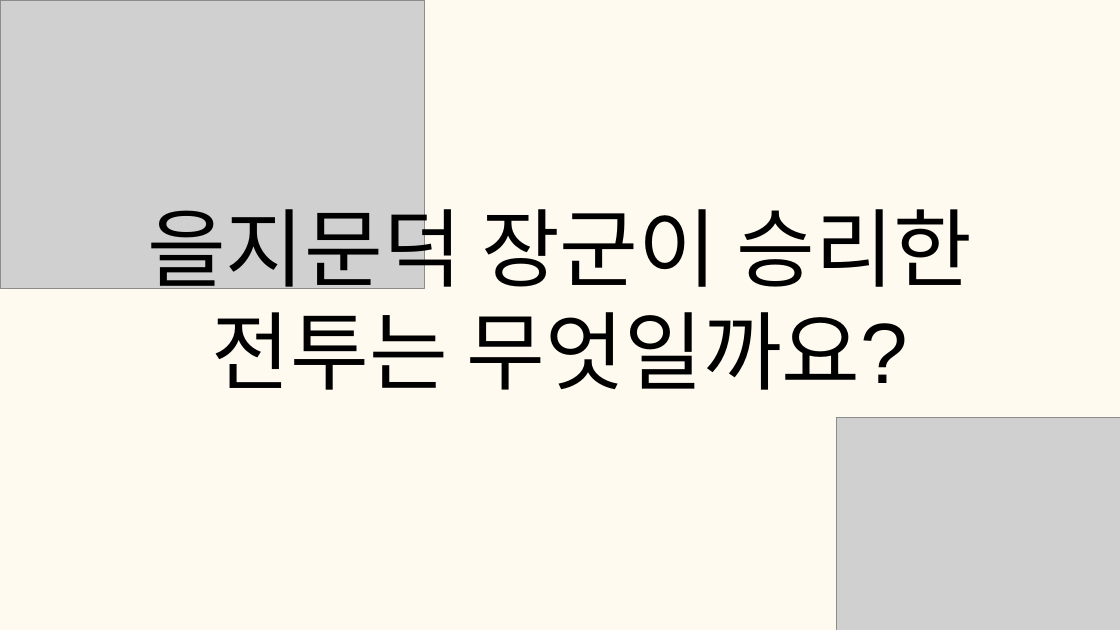
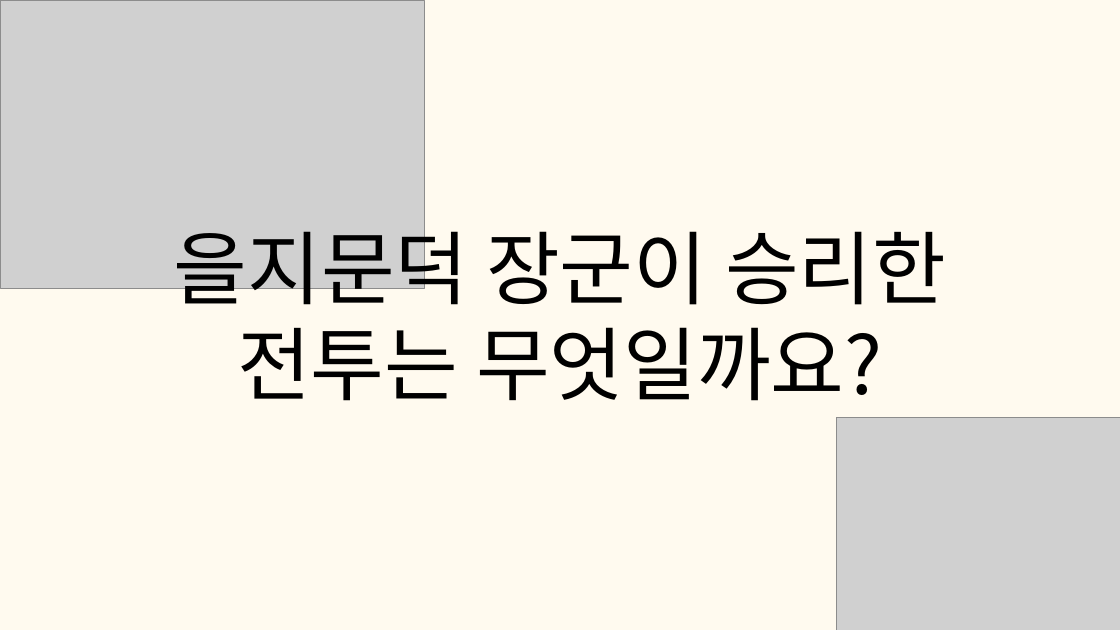
Before and after one commit to tkdgns25300/sunday_play, a slide deck: slide 17 of public/downloads/games/history-quiz/rules.pptx. Drawn at 1120x630 pixels with LibreOffice and Linux fonts; fonts in the diff are those of the drawing; grey boxes stand for pictures. Boxes give left, top, right and bottom in pixels: in the first picture for what was removed or moved away, otherwise in the second. Text is boxed around its words. In the diff, an @@ line names an element or a change of style, - is before the commit and + after.

```diff
--- a/public/downloads/games/history-quiz/rules.pptx
+++ b/public/downloads/games/history-quiz/rules.pptx
@@ text "을지문덕 장군이 승리한 전투는 무엇일까요?": place and size @@
-text "을지문덕 장군이 승리한 전투는 무엇일까요?" at <box>147,194,972,390</box>
+text "을지문덕 장군이 승리한 전투는 무엇일까요?" at <box>174,217,946,401</box>
@@ text "을지문덕 장군이 승리한 전투는 무엇일까요?" at <box>174,217,946,401</box>: size 110 to 103 pt, font Arial to Noto Sans CJK KR; line spacing 132pt to 123.6pt @@
```
Also in this commit, not shown: 44 other slides changed, 3 other files.
